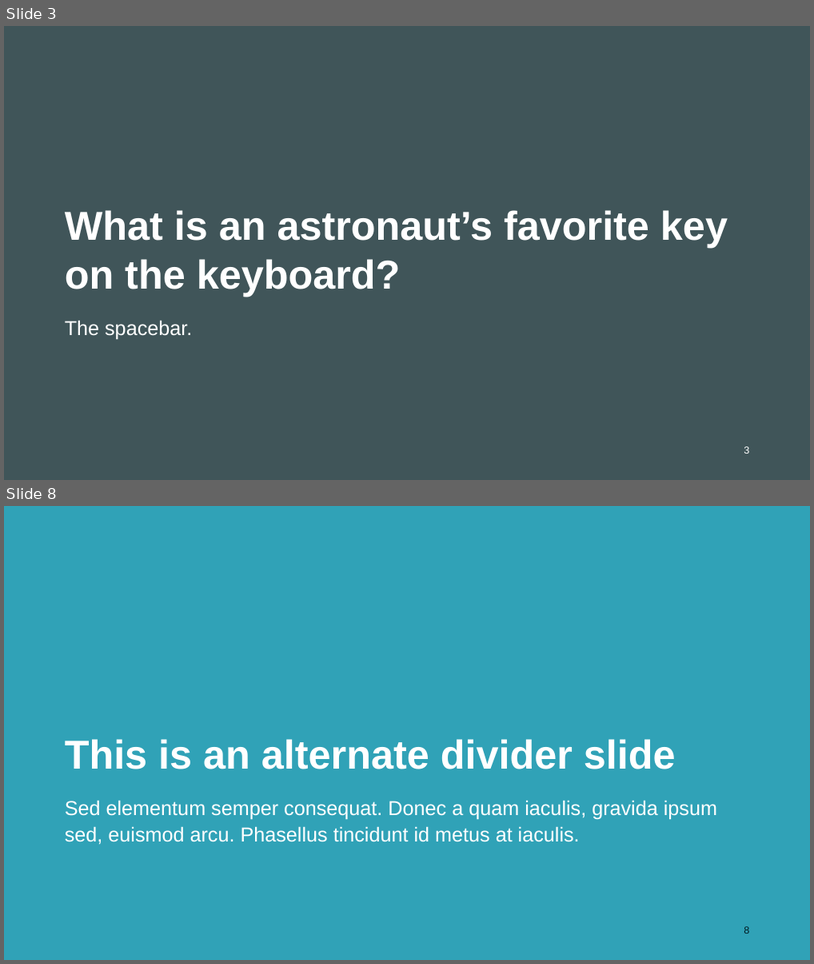
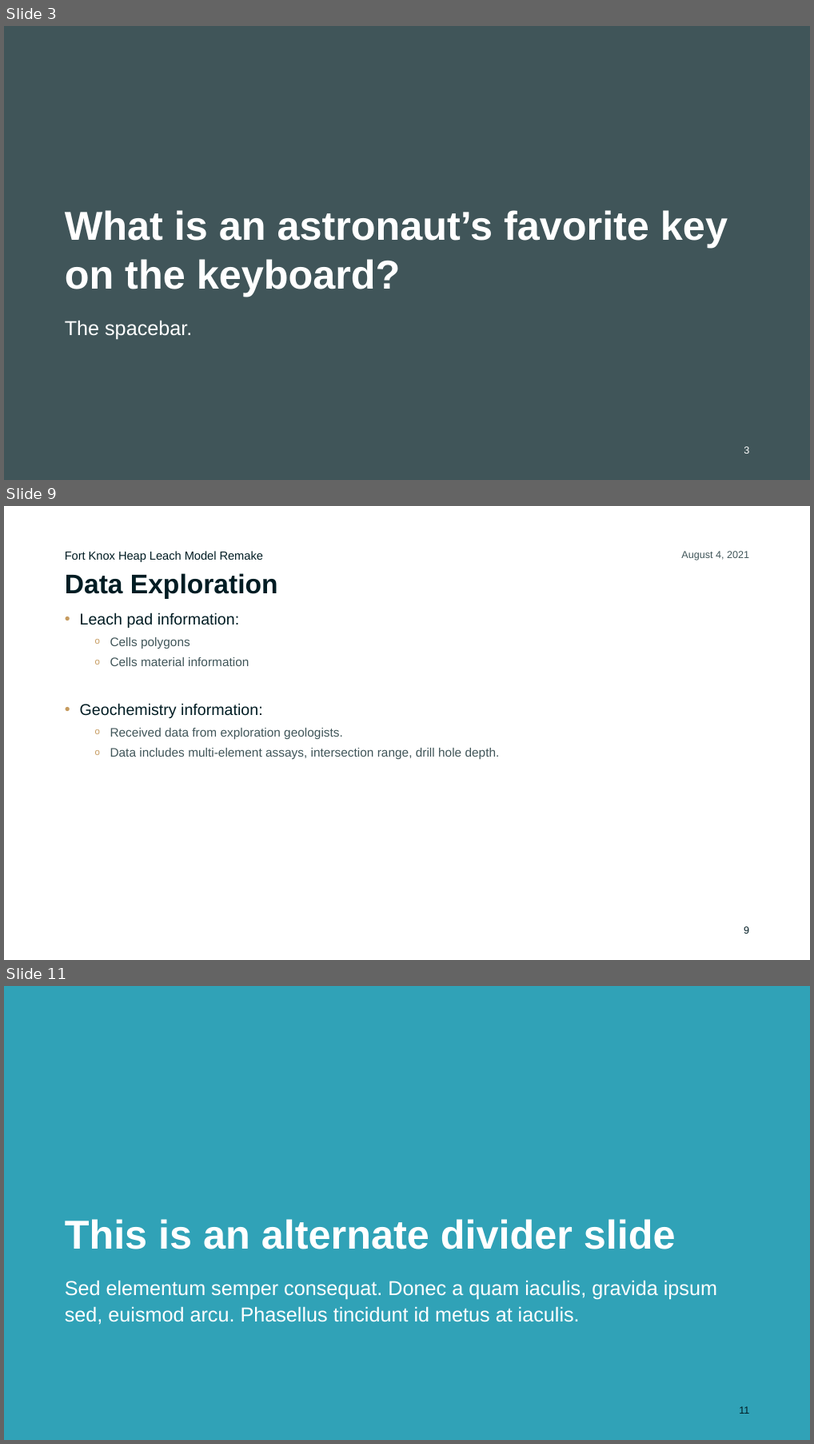
Before and after one commit to ChiefMetDing/FK_HL_Model_Remake, a slide deck: FK_HL_Model_Remake.pptx. Shown one above the other, each under a label of ours: slides 3 and 8 before the commit, slides 3, 9 and 11 after it; the slides between them are not shown. The pictures are 814x964 and 814x1444 pixels, drawn with LibreOffice and Linux fonts; fonts in the diff are those of the drawing; background and template pictures are left out. Boxes give left, top, right and bottom in pixels: in the first picture for what was removed or moved away, otherwise in the second. Text is boxed around its words. In the diff, an @@ line names an element or a change of style, - is before the commit and + after.

```diff
--- a/FK_HL_Model_Remake.pptx
+++ b/FK_HL_Model_Remake.pptx
@@ slide 9 added at [4,506,810,960], background #FFFFFF @@
@@ text added at [65,551,263,562], 10.5 pt, text #001C23 @@
+Fort Knox Heap Leach Model Remake
@@ text added at [682,551,750,560], 9 pt, text #405559 @@
+August 4, 2021
@@ title added at [65,573,278,599], 24 pt, text #001C23, bold @@
+Data Exploration
@@ text added at [80,612,500,759], 11 pt, text #405559 @@
+• Leach pad information:
+  o Cells polygons
+  o Cells material information
+• Geochemistry information:
+  o Received data from exploration geologists.
+  o Data includes multi-element assays, intersection range, drill hole depth.
@@ page number added at [744,926,750,933], 9 pt, text #001C23 @@
+9
@@ what was slide 8 is now slide 11 @@
@@ page number at [739,1406,750,1413]: text changed @@
-8
+11
```
Also in this commit, not shown: 5 slides changed, 2 other slides added, 1 other file.
